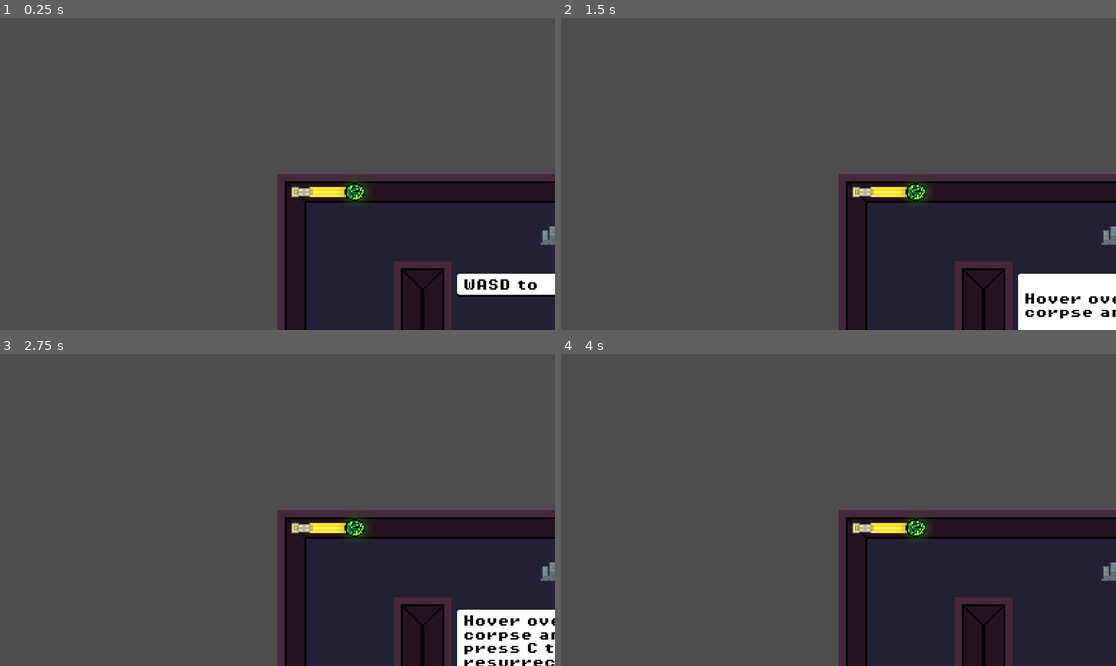
Above: before the commit, frames 1-4 (two rows, left to right).
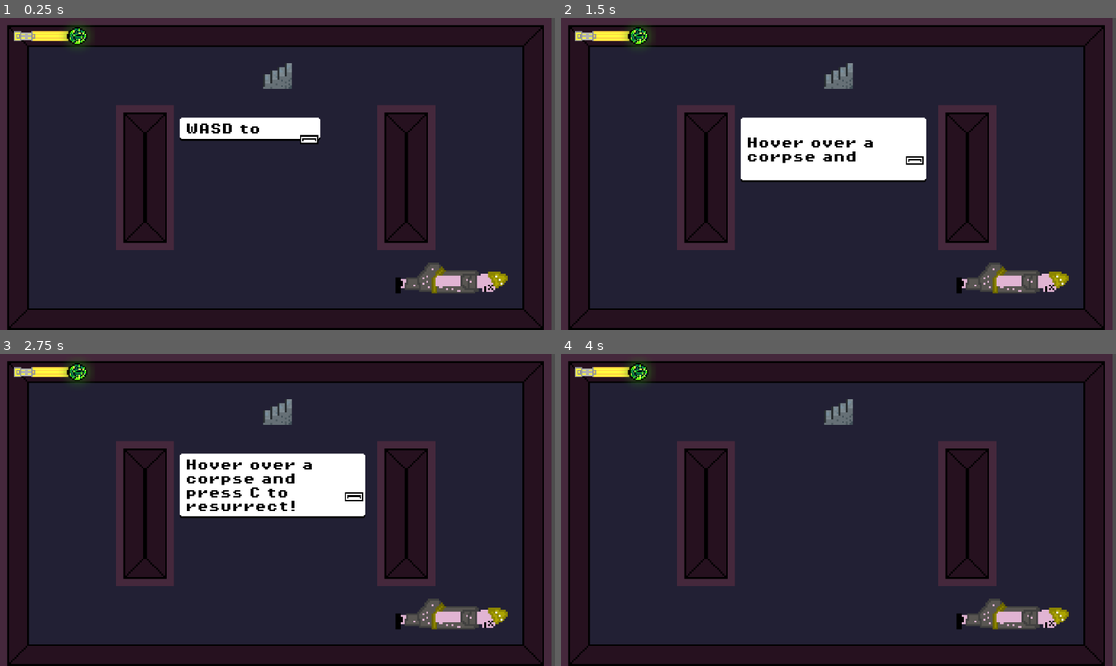
Above: after the commit, the same moments.

Repository: ReneZwiletitsch/PirateJam16
Game: Godot game, scene res://game.tscn
Two runs of this game, one before a commit and one after it. Both use one fixed random seed, a clock stepped at 60 frames per second and the inputs below.
Inputs (mouse positions are in pixels of both pictures, inside the frame that each line leads up to):
- Up to frame 1 (0.25 s): no input
- Up to frame 2 (1.5 s): move the mouse to (960, 158) at 0.52 s; hold D (right) 0.53-1.28 s; hold Space (advance_dialogue) 0.53-1.28 s; move the mouse to (727, 189) at 1.27 s; hold S (down) from 1.28 s (still down); click (727, 189) at 1.35 s
- Up to frame 3 (2.75 s): tap C (necromancy) at 2 s; move the mouse to (333, 441) at 2.02 s; release S (down) at 2.03 s; hold D (right) from 2.03 s (still down); hold C (necromancy) from 2.03 s (still down)
- Up to frame 4 (4 s): move the mouse to (810, 572) at 2.77 s; release D (right) at 2.78 s; release C (necromancy) at 2.78 s; hold W (up) 2.78-3.53 s; tap E (test) at 2.85 s; tap C (necromancy) at 3.5 s; move the mouse to (1005, 556) at 3.52 s; hold A (left) from 3.53 s (still down); hold Space (advance_dialogue) from 3.53 s (still down)

The runs differ from the first frame. In frame 1, 83% of the frame differs, in the area x 0-100%, y 0-100%; in frame 2, 84%; in frame 3, 84%; in frame 4, 82%.

Commit message:
fix camera and level xforms

Diff:
--- a/piratejam16/game.tscn
+++ b/piratejam16/game.tscn
@@ -49,6 +49,7 @@
 script = ExtResource("1_mpa87")
 
 [node name="Stairs" type="Area2D" parent="Map"]
+z_index = 1
 position = Vector2(153, 31)
 script = ExtResource("2_beivp")
 
@@ -60,5 +61,6 @@
 position = Vector2(144, 80)
 
 [node name="Camera2D" type="Camera2D" parent="."]
+position = Vector2(153, 86)
 zoom = Vector2(3.765, 3.765)
 script = SubResource("GDScript_epv8j")
--- a/piratejam16/levels/level.tscn
+++ b/piratejam16/levels/level.tscn
@@ -3,5 +3,4 @@
 [ext_resource type="Script" path="res://levels/level.gd" id="1_8h6ln"]
 
 [node name="Level" type="Node2D"]
-position = Vector2(16, 32)
 script = ExtResource("1_8h6ln")
--- a/piratejam16/map.gd
+++ b/piratejam16/map.gd
@@ -37,7 +37,7 @@
 	var room_rand = rng.randi_range(1, floor_rooms() - 1)
 	var stair_room = level.rooms[room_rand]
 	var stair_node = get_node("Stairs")
-	stair_node.position = stair_room.bounds.get_center()
+	stair_node.position = stair_room.bounds.get_center() * 16
 
 func next_floor():
 	if current_floor < max_floors:
Not shown: 1 places in piratejam16/Scenes/BossFight.tscn that only renumber resources
Not shown: 1 places in piratejam16/Scenes/damage_indicator.tscn that only renumber resources
Not shown: 1 places in piratejam16/Scenes/staff.tscn that only renumber resources
Not shown: 1 places in piratejam16/Scenes/text_box.tscn that only renumber resources
